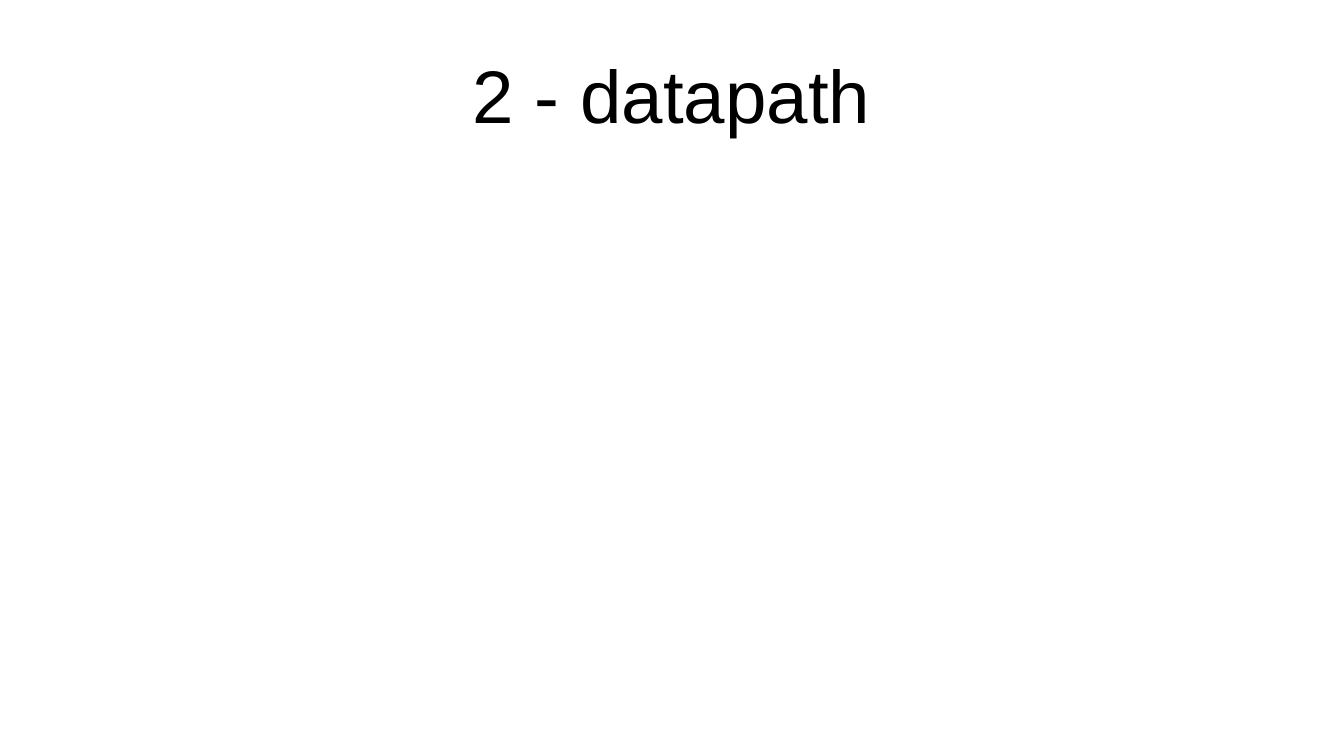
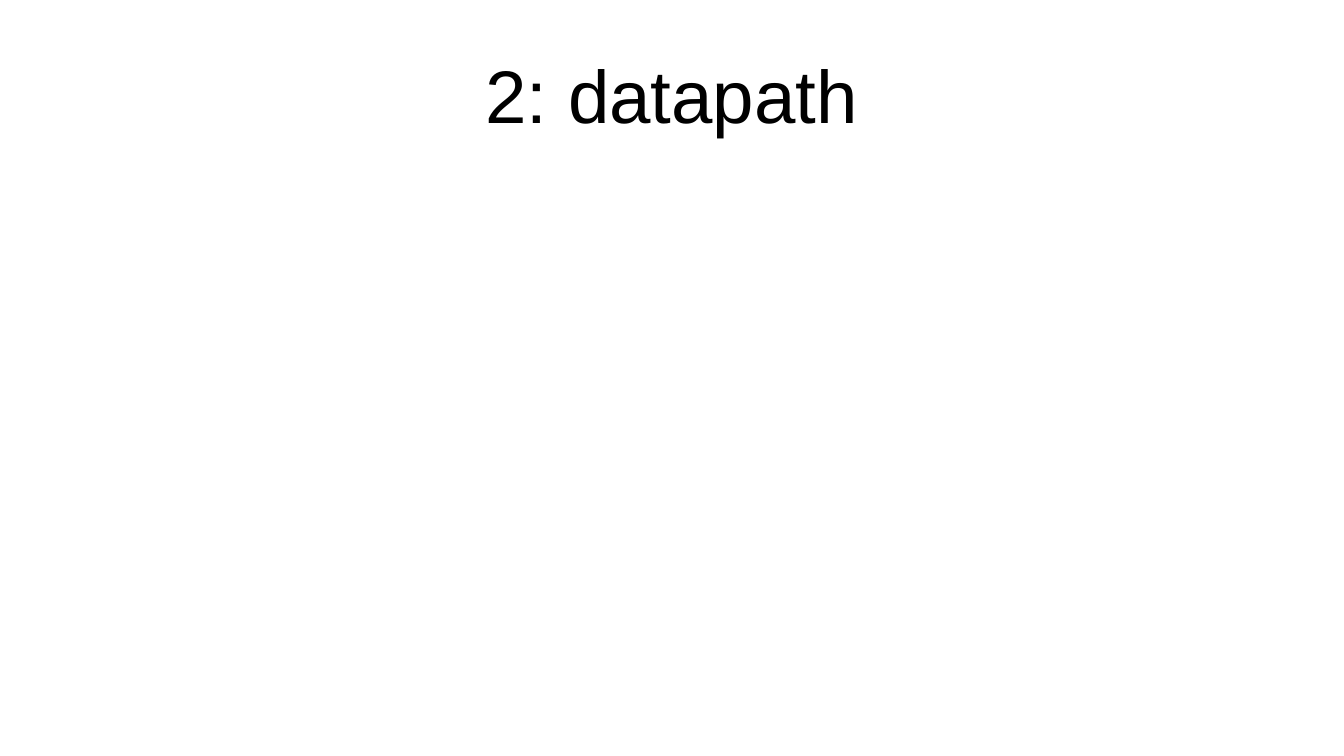
Before and after one commit to franciscod/core, a slide deck: slide 4 of core.odp (slide 5 before the commit). Drawn at 1344x756 pixels with LibreOffice and Linux fonts; fonts in the diff are those of the drawing. Boxes give left, top, right and bottom in pixels: in the first picture for what was removed or moved away, otherwise in the second. Text is boxed around its words. In the diff, an @@ line names an element or a change of style, - is before the commit and + after.

```diff
--- a/core.odp
+++ b/core.odp
@@ title at (485, 69, 858, 137): text changed @@
-2 - datapath
+2: datapath
```
Also in this commit, not shown: 7 other slides changed, 5 slides removed, 1 other file.
